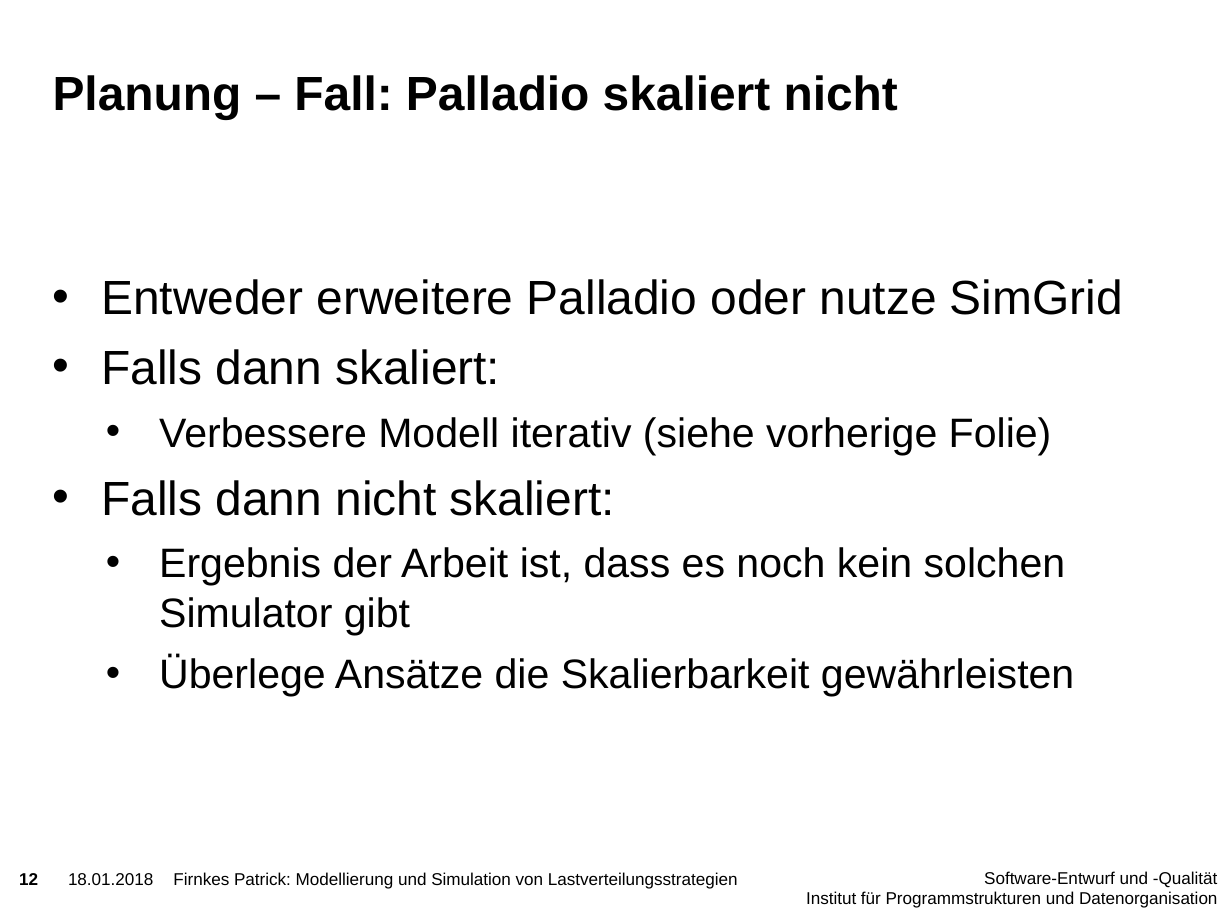
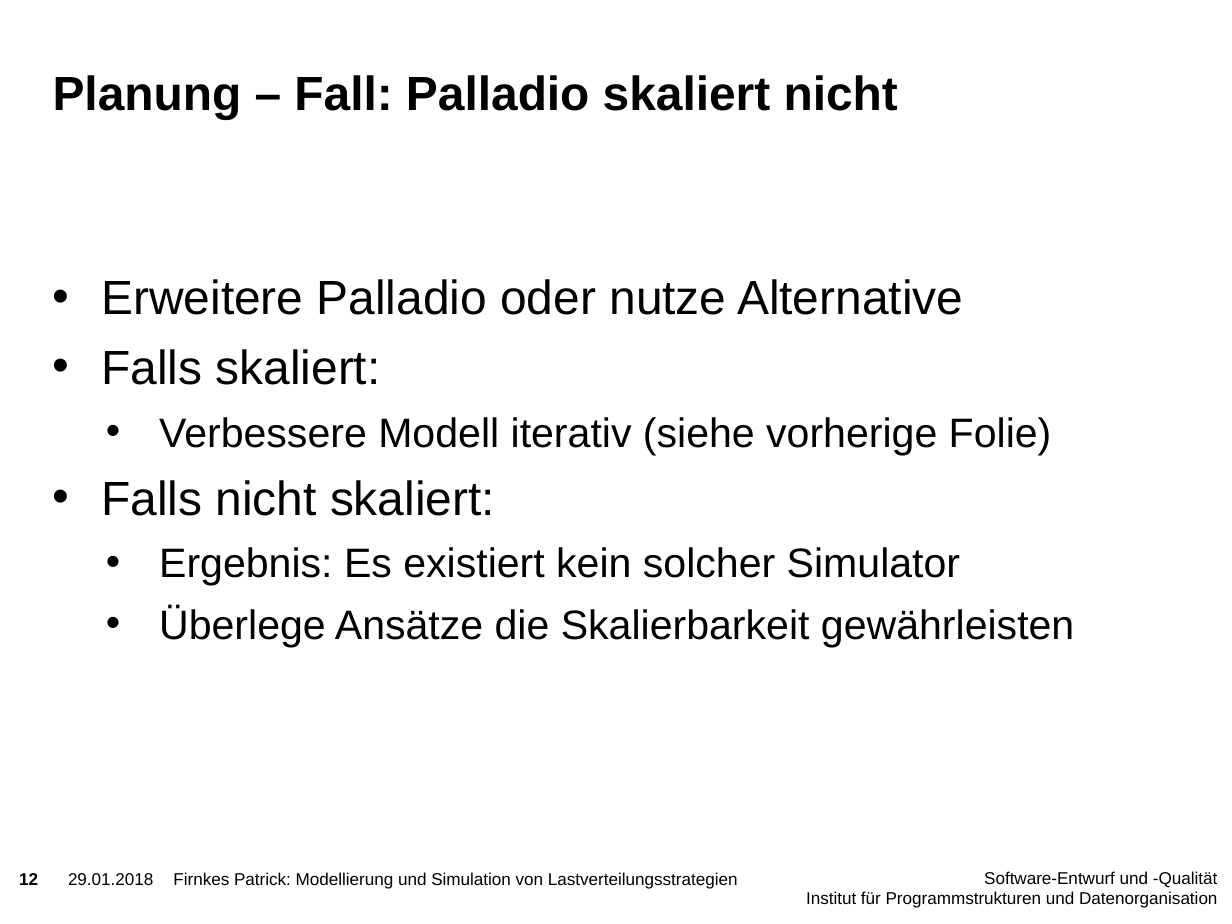
Before and after one commit to PatFirn/wlcg-loadbalancing, a slide deck: slide 12 of presentations/projekt-vorstellung.pptx. Drawn at 1232x924 pixels with LibreOffice and Linux fonts; fonts in the diff are those of the drawing; background and template pictures are left out. Boxes give left, top, right and bottom in pixels: in the first picture for what was removed or moved away, otherwise in the second. Text is boxed around its words. In the diff, an @@ line names an element or a change of style, - is before the commit and + after.

```diff
--- a/presentations/projekt-vorstellung.pptx
+++ b/presentations/projekt-vorstellung.pptx
@@ text at (101, 279, 963, 385): text changed @@
-• Entweder erweitere Palladio oder nutze SimGrid
-• Falls dann skaliert:
+• Erweitere Palladio oder nutze Alternative
+• Falls skaliert:
@@ text at (101, 480, 960, 586): text changed @@
-• Falls dann nicht skaliert:
-  • Ergebnis der Arbeit ist, dass es noch kein solchen Simulator gibt
+• Falls nicht skaliert:
+  • Ergebnis: Es existiert kein solcher Simulator
@@ text at (68, 873, 153, 885): text changed @@
-18.01.2018
+29.01.2018
```
Also in this commit, not shown: 17 other slides changed.
